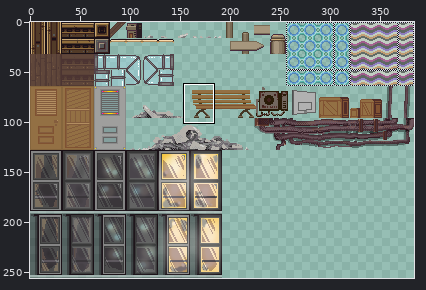
A sprite sheet gets an edit: assets/art/tileset/tileset-16px.png. The first picture is a wide view before the edit; the outline marks the close-up.
Close-up. Before the edit:
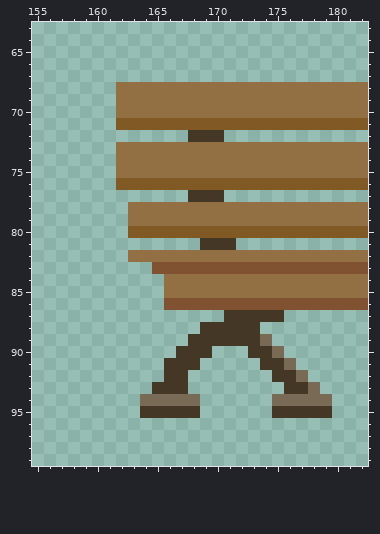
The file is 384x256 pixels. Shown: x 155..182, y 63..99. The commit also changed other parts of the picture, which this record leaves out.
After the commit:
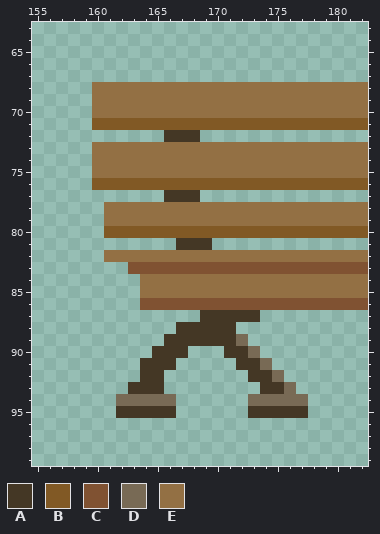
Palette (. is transparent): A #443725  B #815925  C #805232  D #786a55  E #937044
From old to new:
The edit adds colour A in row 72 at x 166 to 167; in row 77 at x 166 to 167; in row 81 at x 167 to 168; in row 87 at x 169 to 170; in row 88 at x 167 to 168; in row 89 at x 166 to 167.
The edit adds colour A in row 90 at x 165 to 166 and 171 to 172; in row 91 at x 164 to 165 and 172 to 173; in row 92 at x 164 to 165 and 173 to 174; in row 93 at x 163 to 164 and 174 to 175; in row 95 at x 162 to 163 and 173 to 174.
The edit adds colour B in row 71 at x 160 to 161; in row 76 at x 160 to 161; in row 80 at x 161 to 162.
The edit adds colour C in row 83 at x 163 to 164; in row 86 at x 164 to 165.
The edit adds colour D in row 94 at x 162 to 163 and 173 to 174.
Colour A gives way to colour D in row 89 at x 172; in row 90 at x 173; in row 91 at x 174; in row 92 at x 175; in row 93 at x 176.
The edit adds colour E in rows 68 to 70 at x 160 to 161; in rows 73 to 75 at x 160 to 161; in rows 78 to 79 at x 161 to 162; in row 82 at x 161 to 162; in rows 84 to 85 at x 164 to 165.
Colour A is removed in row 72 at x 169 to 170; in row 77 at x 169 to 170; in row 81 at x 170 to 171; in row 87 at x 174 to 175; in row 88 at x 172 to 173; in row 89 at x 173.
Colour A is removed in row 90 at x 168 to 169 and 174; in row 91 at x 167 to 168 and 175; in row 92 at x 166 to 167 and 176; in row 93 at x 166 to 167 and 177; in row 95 at x 167 to 168 and 178 to 179.
Colour D is removed in row 89 at x 174; in row 90 at x 175; in row 91 at x 176; in row 92 at x 177; in row 93 at x 178; in row 94 at x 167 to 168 and 178 to 179.
Boxes around the changes in both close-ups, in picture pixels (x1, y1, x2, y2):
changed: (92, 82, 332, 418)
